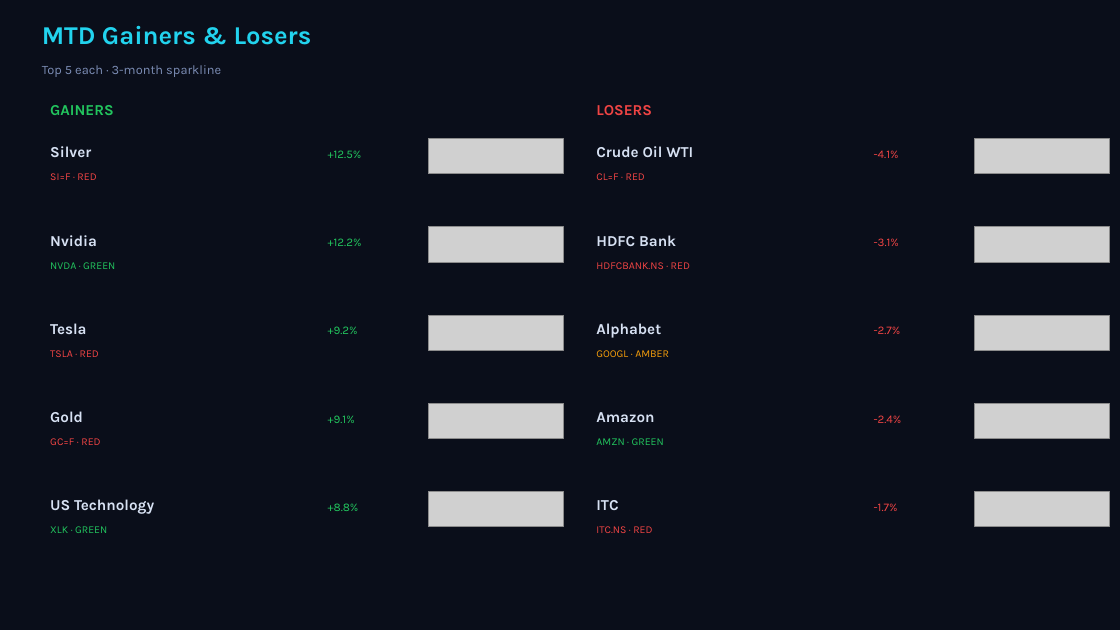
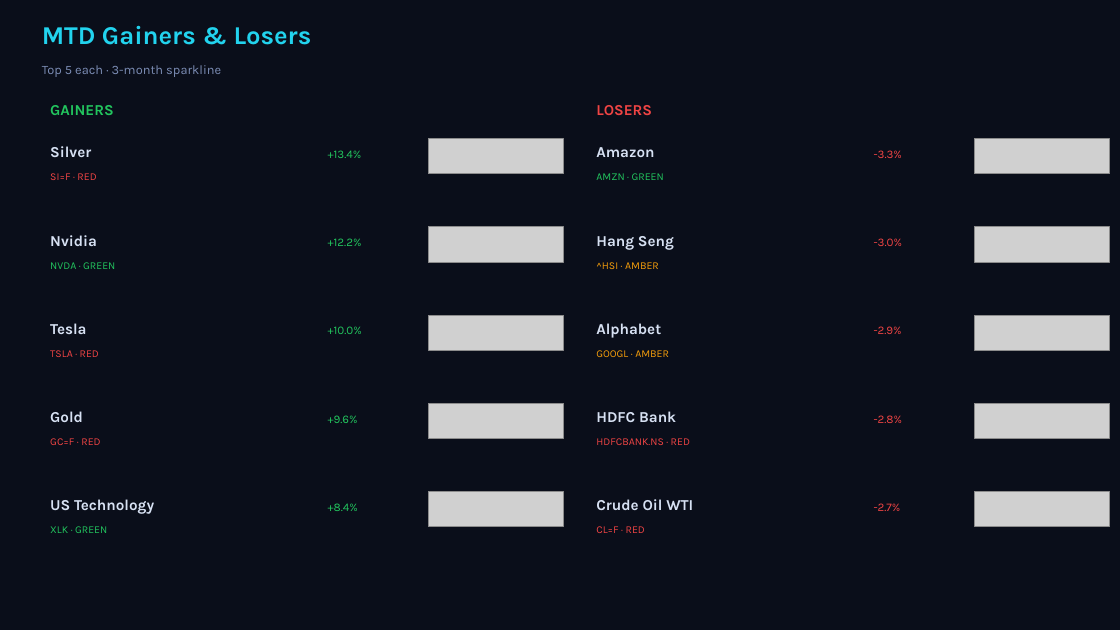
Before and after one commit to Pravkum23/pmr-terminal, a slide deck: slide 2 of docs/pmr_daily.pptx. Drawn at 1120x630 pixels with LibreOffice and Linux fonts; fonts in the diff are those of the drawing; grey boxes stand for pictures. Boxes give left, top, right and bottom in pixels: in the first picture for what was removed or moved away, otherwise in the second. Text is boxed around its words. In the diff, an @@ line names an element or a change of style, - is before the commit and + after.

```diff
--- a/docs/pmr_daily.pptx
+++ b/docs/pmr_daily.pptx
@@ text at bbox=[596, 147, 654, 157]: text changed @@
-Crude Oil WTI
+Amazon
@@ text at bbox=[328, 150, 362, 158]: text changed @@
-+12.5%
++13.4%
@@ text at bbox=[596, 173, 664, 180]: text changed; text colour #EF4444 to #22C55E @@
-CL=F · RED
+AMZN · GREEN
@@ text at bbox=[874, 150, 902, 158]: text changed @@
--4.1%
+-3.3%
@@ text at bbox=[596, 236, 674, 250]: text changed @@
-HDFC Bank
+Hang Seng
@@ text at bbox=[874, 238, 902, 246]: text changed @@
--3.1%
+-3.0%
@@ text at bbox=[596, 262, 659, 269]: text changed; text colour #EF4444 to #F59E0B @@
-HDFCBANK.NS · RED
+^HSI · AMBER
@@ text at bbox=[328, 326, 362, 334]: text changed @@
-+9.2%
++10.0%
@@ text at bbox=[874, 326, 902, 334]: text changed @@
--2.7%
+-2.9%
@@ text at bbox=[328, 415, 358, 423]: text changed @@
-+9.1%
++9.6%
@@ text at bbox=[596, 411, 676, 422]: text changed @@
-Amazon
+HDFC Bank
@@ text at bbox=[874, 415, 902, 423]: text changed @@
--2.4%
+-2.8%
@@ text at bbox=[596, 438, 690, 445]: text changed; text colour #22C55E to #EF4444 @@
-AMZN · GREEN
+HDFCBANK.NS · RED
@@ text at bbox=[328, 503, 358, 511]: text changed @@
-+8.8%
++8.4%
@@ text at bbox=[596, 499, 693, 510]: text changed @@
-ITC
+Crude Oil WTI
@@ text at bbox=[874, 503, 901, 511]: text changed @@
--1.7%
+-2.7%
@@ text at bbox=[596, 526, 645, 533]: text changed @@
-ITC.NS · RED
+CL=F · RED
```
Also in this commit, not shown: 4 other slides changed, 3 other files.
